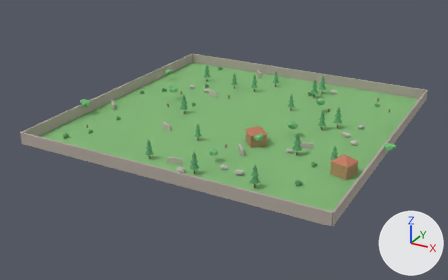
An edit to the glTF model output/godot-project/assets/map.glb, drawn before and after from the same camera.
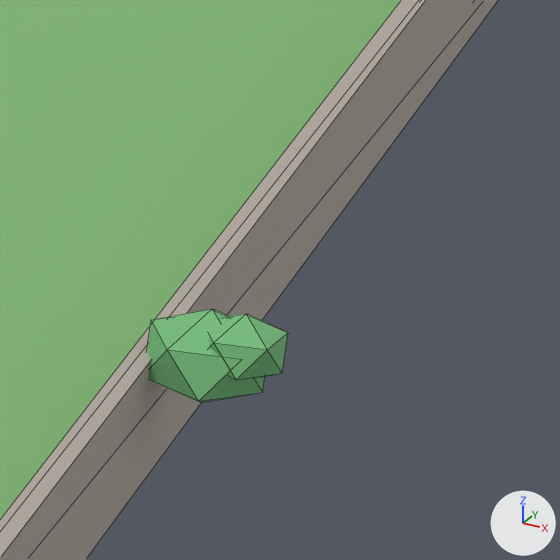
The first picture shows the older version from a 50 mm lens placed at (71.0, -138.9, 62.4), pointed at (-2.4, -5.3, -4.4). The close-ups show the older and then the newer version on the part from 83% to 94% of the width and 41% to 59% of the height of that picture. Only the edits that show in the close-ups are written down. The axes (+X, +Y, +Z) are drawn at lower right. The lights are the same throughout. The close-ups show mesh edges as thin lines. Where no turn or scale is listed for an object, it has been applied to the vertices. Vertices at exactly the same position are counted once.

Names of what the first close-up shows: 'Ground', 'TreeB_Crown.006', 'TreeB_Crown.007', 'Wall_E'.
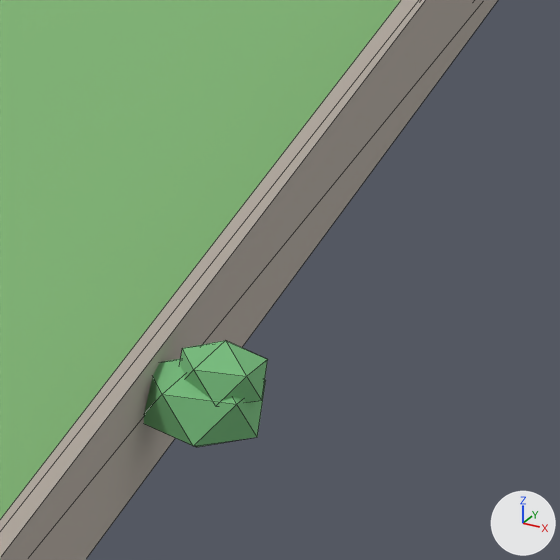
Where the change shows, as pixel boxes (x1, y1, x2, y2) in the close-ups (560 x 560 px):
'TreeB_Crown.006', moved
    before: (147, 309, 265, 403)
    after: (144, 359, 266, 447)
'TreeB_Crown.007', moved
    before: (209, 314, 288, 380)
    after: (180, 341, 268, 402)

Patch to the scene script:
```diff
--- a/output/godot-project/assets/map.glb.py
+++ b/output/godot-project/assets/map.glb.py
@@ me_icosphere_006 @@
 # used by ob_treeb_crown_006; location = (0.0, 0.0, 0.0)
-me_icosphere_006.from_pydata(...)  # 12 vertices, 20 faces; spans x 39.97..42.49, y -6.82..-4.31, z 1.98..4.12
+me_icosphere_006.from_pydata(...)  # 12 vertices, 20 faces; spans x 39.97..42.49, y -6.82..-4.31, z 0.97..3.1
+# me_icosphere_006 part 1: the whole mesh is moved by (0.0, 0.0, -1.02)
 me_icosphere_006.materials.append(mat_leaf2)
@@ me_icosphere_007 @@
 # used by ob_treeb_crown_007; location = (0.0, 0.0, 0.0)
-me_icosphere_007.from_pydata(...)  # 12 vertices, 20 faces; spans x 41.05..42.85, y -6.59..-4.8, z 2.69..4.22
+me_icosphere_007.from_pydata(...)  # 12 vertices, 20 faces; spans x 40.69..42.49, y -6.53..-4.74, z 1.98..3.51
+# me_icosphere_007 part 2: the whole mesh is moved by (-0.36, 0.07, -0.71)
 me_icosphere_007.materials.append(mat_leaf2)
```
